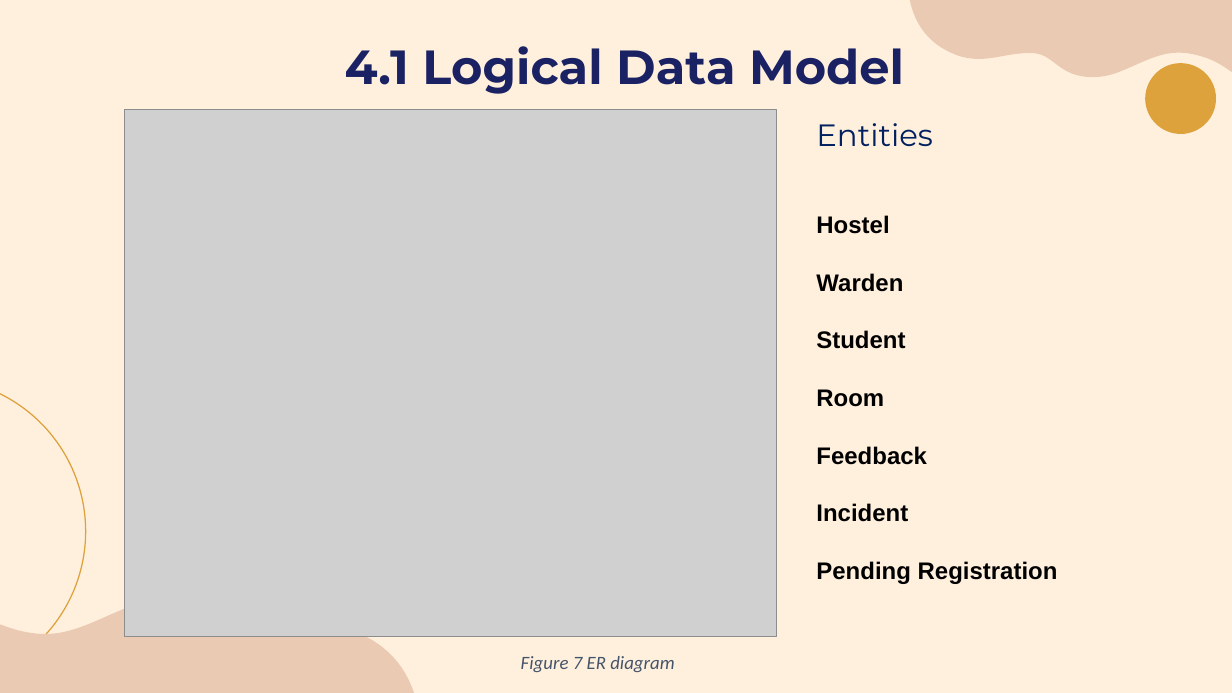
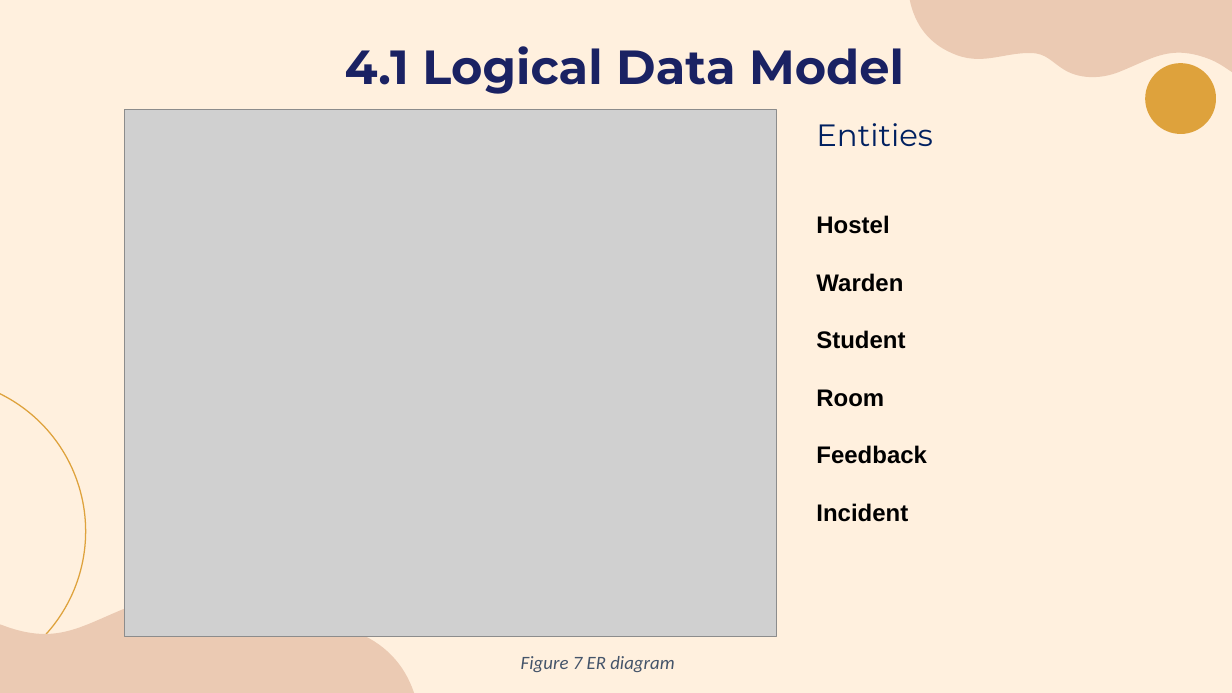
Before and after one commit to laibabintatahir/SRS-HMS, a slide deck: slide 25 of SRS_Presentation.pptx. Drawn at 1232x693 pixels with LibreOffice and Linux fonts; fonts in the diff are those of the drawing; grey boxes stand for pictures. Boxes give left, top, right and bottom in pixels: in the first picture for what was removed or moved away, otherwise in the second. Text is boxed around its words. In the diff, an @@ line names an element or a change of style, - is before the commit and + after.

```diff
--- a/SRS_Presentation.pptx
+++ b/SRS_Presentation.pptx
@@ text at (x1=816, y1=561, x2=1058, y2=584): paragraph removed @@
-Pending Registration
```
Also in this commit, not shown: 4 other slides changed.
